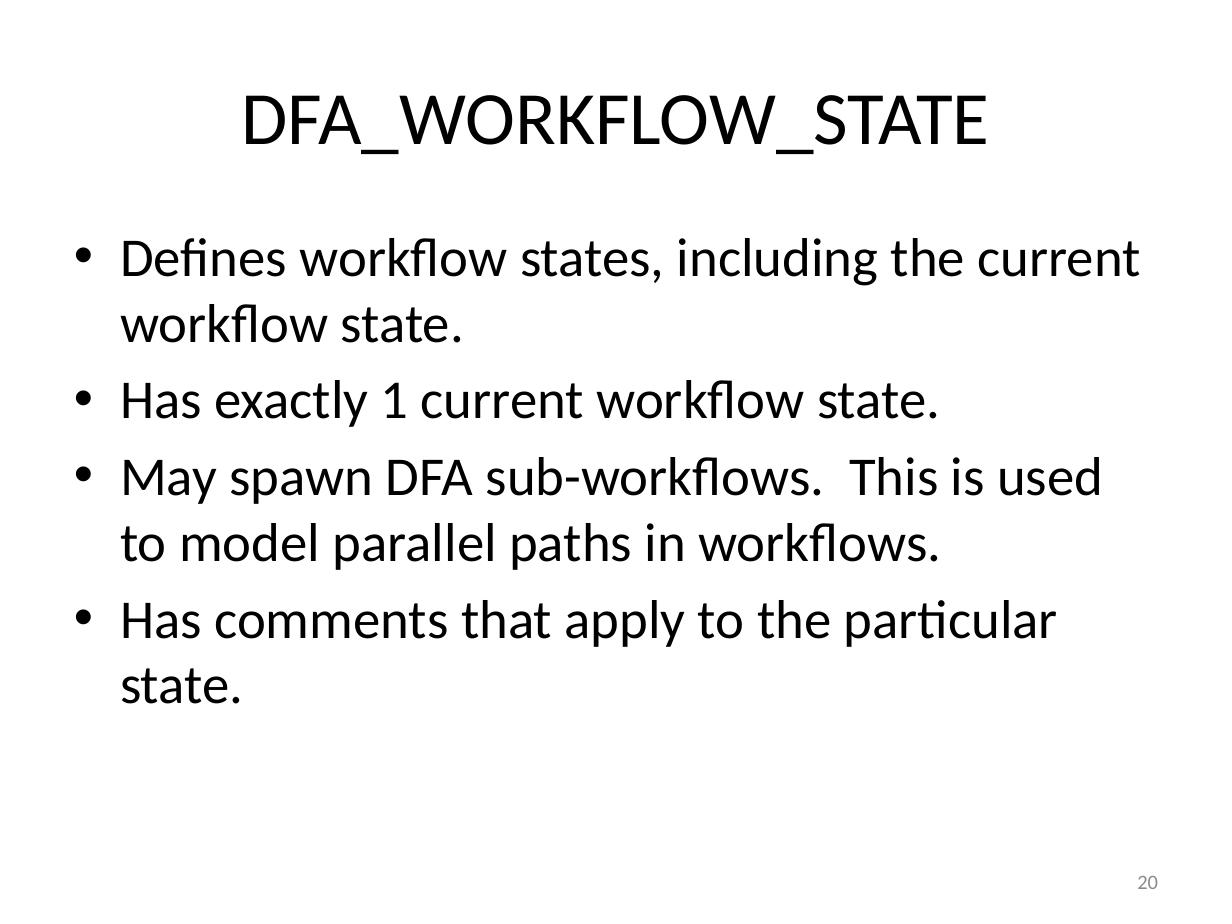
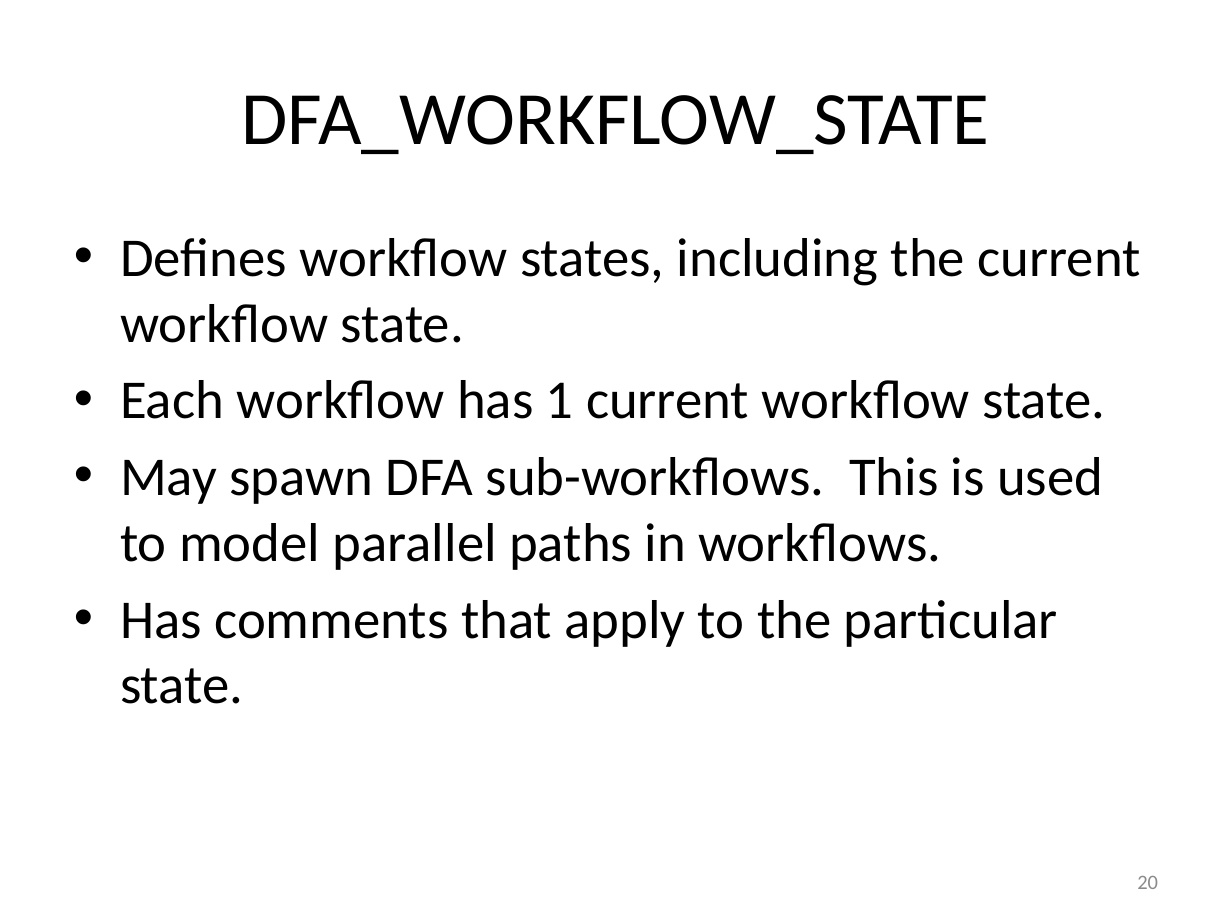
Before and after one commit to RichardRoda/DFA-Workflow-Model, a slide deck: slide 20 of Modeling Workflows with Event Driven DFA.pptx. Drawn at 1232x924 pixels with LibreOffice and Linux fonts; fonts in the diff are those of the drawing. Boxes give left, top, right and bottom in pixels: in the first picture for what was removed or moved away, otherwise in the second. Text is boxed around its words. In the diff, an @@ line names an element or a change of style, - is before the commit and + after.

```diff
--- a/Modeling Workflows with Event Driven DFA.pptx
+++ b/Modeling Workflows with Event Driven DFA.pptx
@@ text at bbox=[120, 380, 1105, 419]: text changed @@
-• Has exactly 1 current workflow state.
+• Each workflow has 1 current workflow state.
```
Also in this commit, not shown: 3 other slides changed, 3 slides added, 1 other file.
